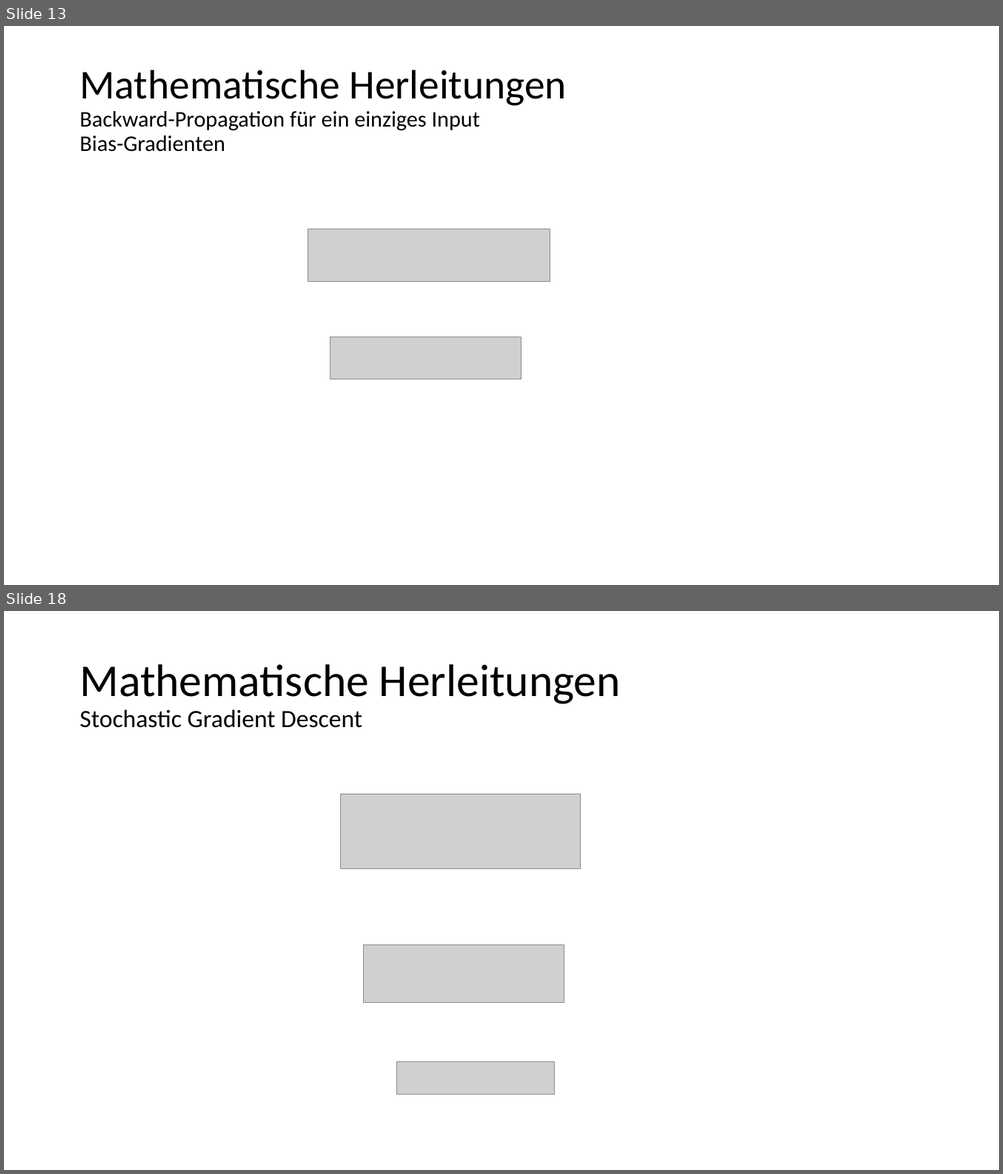
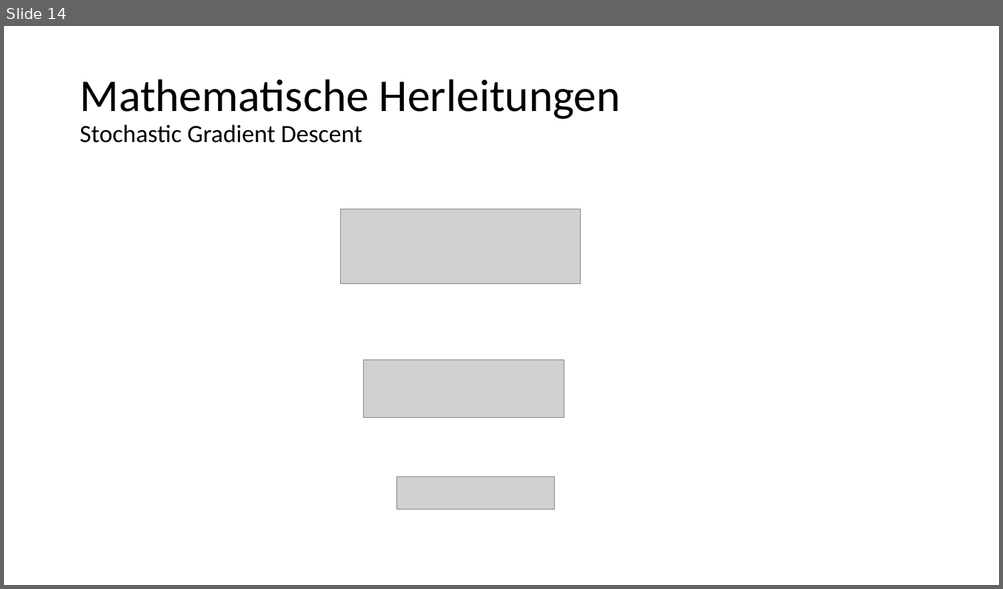
Before and after one commit to kevinsuedmersen/neural_networks_from_scratch, a slide deck: theory/submission/result_presentation.pptx. Shown one above the other, each under a label of ours: slides 13 and 18 before the commit, slide 14 after it; the slides between them are not shown. The pictures are 1003x1174 and 1003x589 pixels, drawn with LibreOffice and Linux fonts; fonts in the diff are those of the drawing; grey boxes stand for pictures. Boxes give left, top, right and bottom in pixels: in the first picture for what was removed or moved away, otherwise in the second. Text is boxed around its words. In the diff, an @@ line names an element or a change of style, - is before the commit and + after.

```diff
--- a/theory/submission/result_presentation.pptx
+++ b/theory/submission/result_presentation.pptx
@@ slide 13 removed at bbox=[4, 26, 999, 585], background #FFFFFF @@
@@ title removed at bbox=[79, 70, 566, 152] @@
-Mathematische Herleitungen
-Backward-Propagation für ein einziges Input
-Bias-Gradienten
@@ picture removed at bbox=[307, 229, 549, 282] @@
@@ picture removed at bbox=[330, 337, 522, 380] @@
@@ what was slide 18 is now slide 14 @@
```
Also in this commit, not shown: 2 slides changed, 1 slide added, 4 other slides removed.
